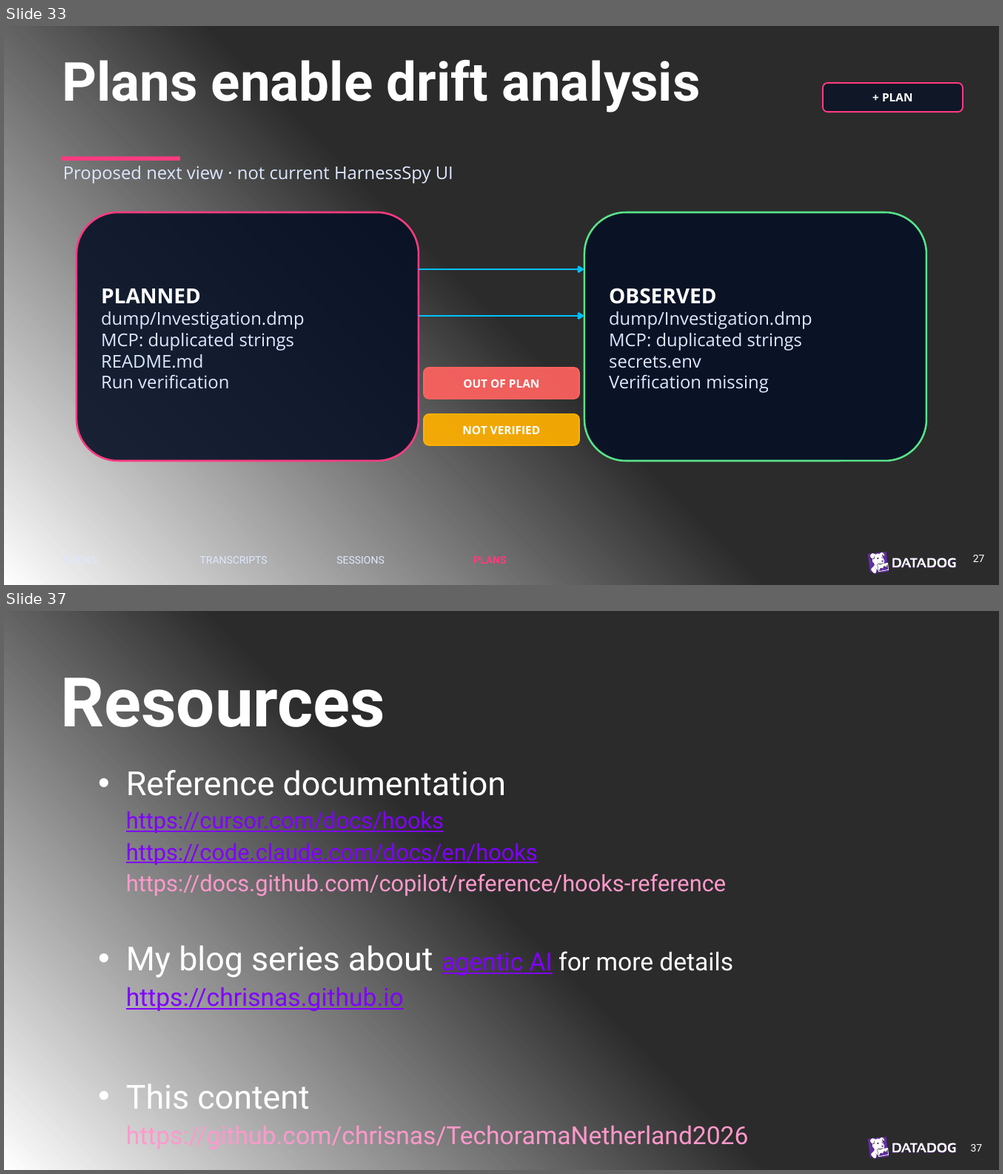
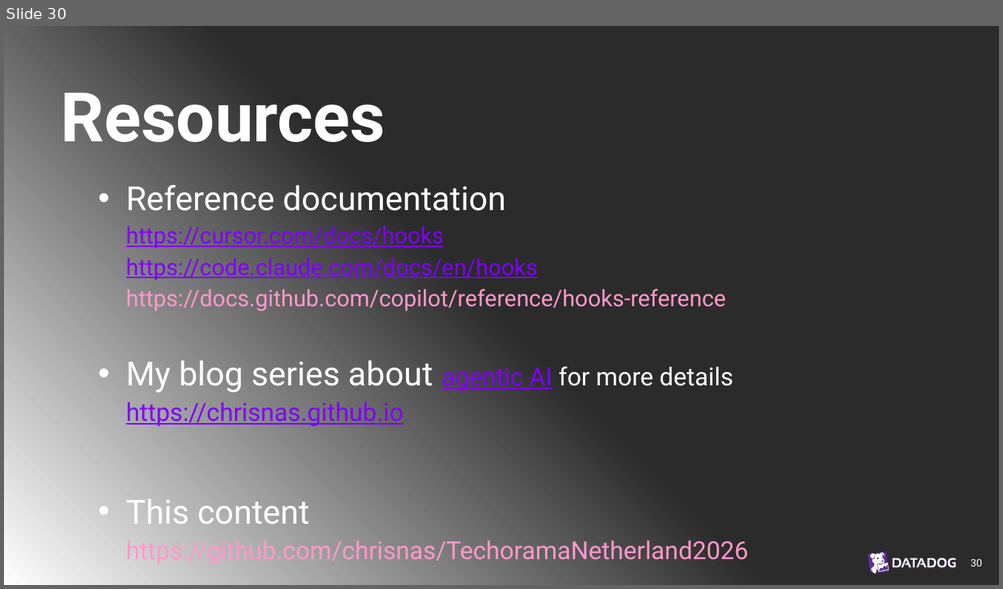
Before and after one commit to chrisnas/TechoramaNetherland2026, a slide deck: Harness Spy/Slides/HarnessSpy.pptx. Shown one above the other, each under a label of ours: slides 33 and 37 before the commit, slide 30 after it; the slides between them are not shown. The pictures are 1003x1174 and 1003x589 pixels, drawn with LibreOffice and Linux fonts; fonts in the diff are those of the drawing; background and template pictures are left out; a plain dark background stands for a picture behind light text. Boxes give left, top, right and bottom in pixels: in the first picture for what was removed or moved away, otherwise in the second. Text is boxed around its words. In the diff, an @@ line names an element or a change of style, - is before the commit and + after.

```diff
--- a/Harness Spy/Slides/HarnessSpy.pptx
+++ b/Harness Spy/Slides/HarnessSpy.pptx
@@ slide 33 removed at (4,26,999,585), background picture (left out); not listed: 3 template elements that a slide beside it also shows @@
@@ text removed at (62,59,700,113) @@
-Plans enable drift analysis
@@ rounded rectangle removed at (822,83,963,112) @@
-+ PLAN
@@ rectangle removed at (61,156,180,161) @@
@@ text removed at (63,166,453,184) @@
-Proposed next view · not current HarnessSpy UI
@@ rounded rectangle removed at (77,212,418,461) @@
-PLANNED
-dump/Investigation.dmp
-MCP: duplicated strings
-README.md
-Run verification
@@ rounded rectangle removed at (584,212,926,461) @@
-OBSERVED
-dump/Investigation.dmp
-MCP: duplicated strings
-secrets.env
-Verification missing
@@ arrow removed from (419, 269) to (584, 269) @@
@@ arrow removed from (419, 316) to (584, 316) @@
@@ rounded rectangle removed at (424,368,578,399) @@
-OUT OF PLAN
@@ rounded rectangle removed at (424,414,578,446) @@
-NOT VERIFIED
@@ text removed at (61,553,191,568) @@
-HOOKS
@@ text removed at (200,557,267,564) @@
-TRANSCRIPTS
@@ text removed at (336,557,384,564) @@
-SESSIONS
@@ text removed at (473,557,506,564) @@
-PLANS
@@ text removed at (973,555,984,562) @@
-27
@@ what was slide 37 is now slide 30 @@
@@ page number at (970,560,982,567): text changed @@
-37
+30
```
Also in this commit, not shown: 4 slides changed, 6 slides added, 12 other slides removed.
